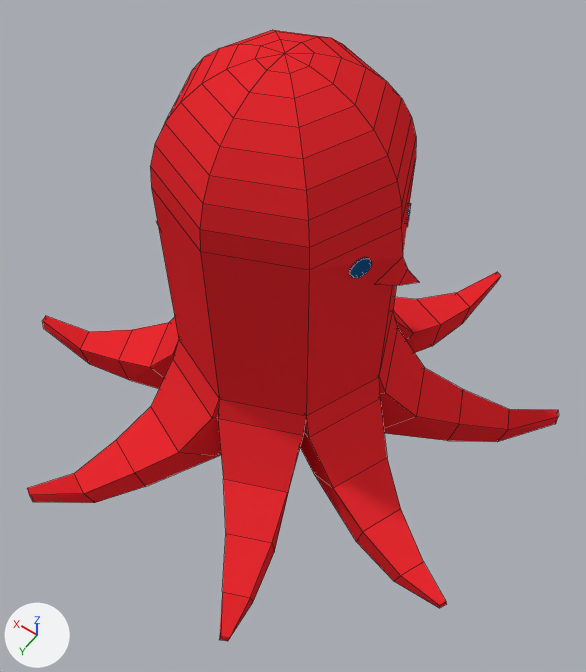
An edit to the Blender file SourceArt/Alien.blend, drawn before and after from the same camera.
Both versions are drawn from a 50 mm camera at (-0.748, 1.022, 1.875) aimed at (-0.083, 0.091, 0.412). The axes (+X, +Y, +Z) are drawn at lower left. The lights are the same throughout. Mesh edges are drawn as thin lines.

The scene before the commit, as lines of its bpy script (objects in view):
```python
mat_material_001 = diffuse_material('Material.001')
mat_material_001.base_color = (0.8, 0.0242, 0.0306)  # red #e72b31
me_sphere = bpy.data.meshes.new('Sphere')
me_sphere.from_pydata(...)  # 514 vertices, 384 faces; spans x -2.51..2.42, y -2.37..2.5, z -3.6..0.46
# faces by material slot: [204, 136, 44]
me_sphere.materials.append(mat_material_001)  # red #e72b31
me_sphere.materials.append(mat_material_002)  # blue #2164a7
me_sphere.materials.append(mat_material_003)  # white #e7e7e7
ob_sphere = bpy.data.objects.new('Sphere', me_sphere)
ob_sphere.location = (0.0, 0.017, 0.935)
ob_sphere.rotation_euler = (0.0, 0.0, -3.142)  # degrees (0, 0, -180)
ob_sphere.scale = (0.269, 0.269, 0.269)
```
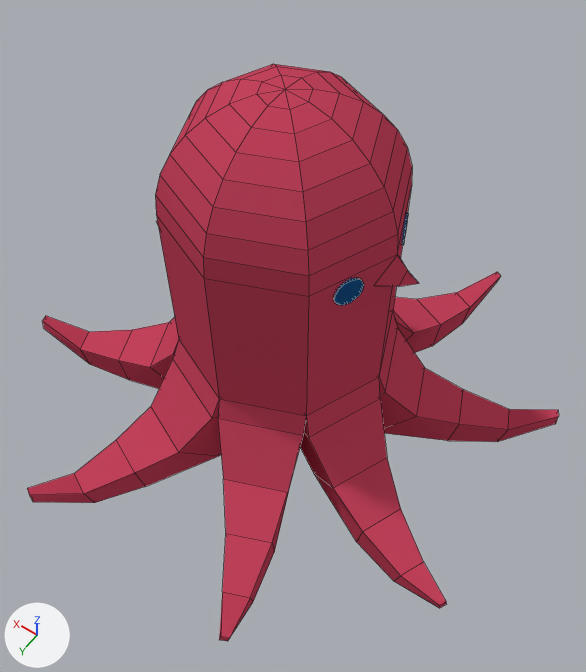
Diff of the bpy script that builds the scene:
```diff
--- a/SourceArt/Alien.blend.py
+++ b/SourceArt/Alien.blend.py
@@ mat_material_001 @@
 mat_material_001 = diffuse_material('Material.001')
-mat_material_001.base_color = (0.8, 0.0242, 0.0306)  # red #e72b31
+mat_material_001.base_color = (0.538, 0.0563, 0.107)  # red #c2435c
@@ me_sphere @@
 me_sphere.from_pydata(...)  # 514 vertices, 384 faces; spans x -2.51..2.42, y -2.37..2.5, z -3.6..0.46
 # used by ob_sphere; location = (0.0, 0.017, 0.935); rotation_euler = (0.0, 0.0, -3.142), in degrees (0, 0, -180); scale = (0.269, 0.269, 0.269)
+# me_sphere part 1: the loose piece of 64 vertices spanning x 0.76..0.93, y -0.35..-0.15, z -0.83..-0.65 is scaled about its middle by 1.4, then moved by (-0.06, -0.06, -0.22)
+# me_sphere part 2: the loose piece of 64 vertices spanning x 0.76..0.93, y 0.27..0.48, z -0.83..-0.65 is scaled about its middle by 1.4, then moved by (-0.06, 0.06, -0.22)
+# me_sphere part 3: the 1 vertex in x 1.05, y 0.06, z -0.81 is moved by (-0.05, 0.0, -0.01)
+# me_sphere part 4: all 65 vertices in x -1.0..1.0, y -0.94..1.06, z -0.54..0.46 are moved by (0.0, 0.0, -0.27)
+# me_sphere part 5: the 1 vertex in x 1.0, y 0.06, z -1.11 is moved by (0.0, 0.0, -0.04)
 me_sphere.materials.append(mat_material_001)
```

Where the change shows, as pixel boxes (x1, y1, x2, y2) in the pictures (586 x 672 px; the box of a moved part takes in the faces that stretch with it):
'Sphere', recoloured, reshaped: before (27, 30, 559, 641); after (27, 64, 559, 641)
part 1 of me_sphere, moved or reshaped: before (349, 258, 372, 278); after (334, 278, 364, 305)
part 2 of me_sphere, moved or reshaped: before (407, 203, 411, 226); after (401, 213, 408, 245)
part 3 of me_sphere, moved or reshaped: before (375, 257, 408, 285); after (374, 255, 409, 287)
part 4 of me_sphere, moved or reshaped: before (150, 30, 416, 416); after (155, 64, 412, 416)
part 5 of me_sphere, moved or reshaped: before (306, 159, 416, 416); after (306, 186, 412, 416)
